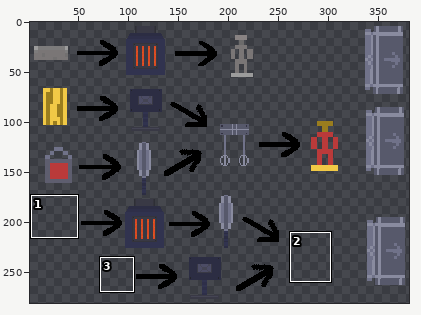
One commit to this sprite sheet: android/assets/instructions.png. The first picture is a wide view before the edit; the outline marks the close-up.
Close-up. Before the commit:
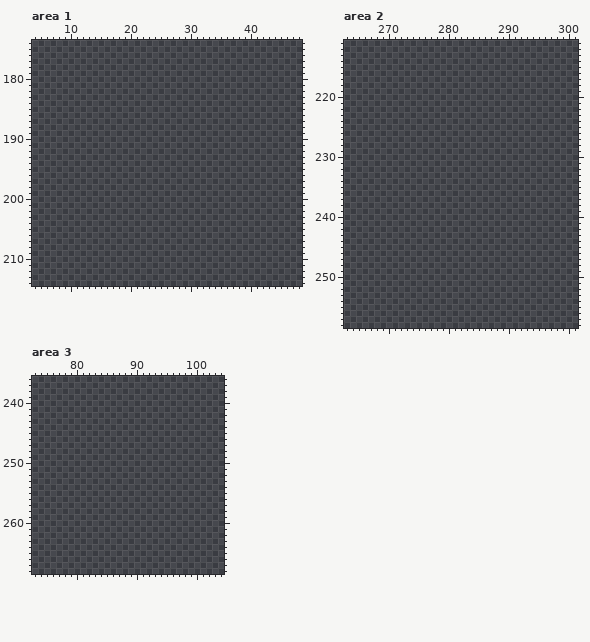
The file is 384x288 pixels. Colours within 5 levels of each other are drawn and written as one. Shown: area 1: x 4..48, y 174..214; area 2: x 263..301, y 211..258; area 3: x 73..104, y 236..268. The wide view leaves out empty margins.
Palette (. is transparent): 
After the commit:
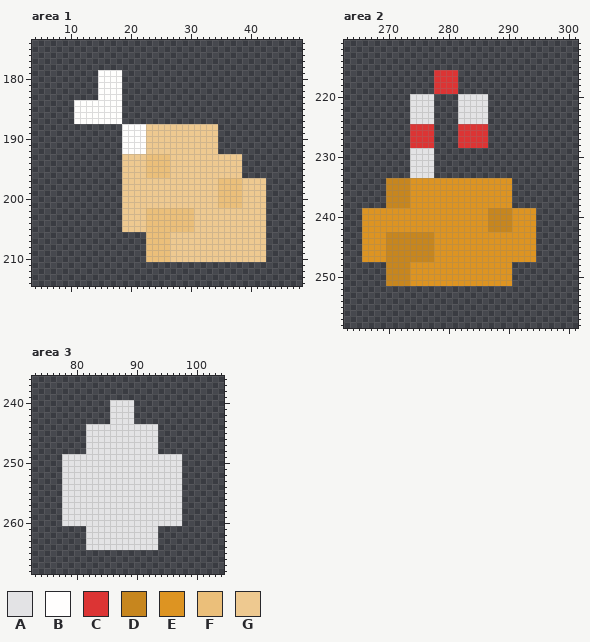
Colours new in this view: A #e3e3e5  B #fffefd  C #dc3434  D #c7861e  E #dd9422  F #ebbf7a  G #eec990
Changes in this commit:
Changed rows in their new state; - is an unchanged pixel.
Area 1:
first column x 11:
179 ----BBBB------------------------
180 ----BBBB------------------------
181 ----BBBB------------------------
182 ----BBBB------------------------
183 ----BBBB------------------------
184 BBBBBBBB------------------------
185 BBBBBBBB------------------------
186 BBBBBBBB------------------------
187 BBBBBBBB------------------------
188 --------BBBBGGGGGGGGGGGG--------
189 --------BBBBGGGGGGGGGGGG--------
190 --------BBBBGGGGGGGGGGGG--------
191 --------BBBBGGGGGGGGGGGG--------
192 --------BBBBGGGGGGGGGGGG--------
193 --------GGGGFFFFGGGGGGGGGGGG----
194 --------GGGGFFFFGGGGGGGGGGGG----
195 --------GGGGFFFFGGGGGGGGGGGG----
196 --------GGGGFFFFGGGGGGGGGGGG----
197 --------GGGGGGGGGGGGGGGGFFFFGGGG
198 --------GGGGGGGGGGGGGGGGFFFFGGGG
199 --------GGGGGGGGGGGGGGGGFFFFGGGG
200 --------GGGGGGGGGGGGGGGGFFFFGGGG
201 --------GGGGGGGGGGGGGGGGFFFFGGGG
202 --------GGGGFFFFFFFFGGGGGGGGGGGG
203 --------GGGGFFFFFFFFGGGGGGGGGGGG
204 --------GGGGFFFFFFFFGGGGGGGGGGGG
205 --------GGGGFFFFFFFFGGGGGGGGGGGG
206 ------------FFFFGGGGGGGGGGGGGGGG
207 ------------FFFFGGGGGGGGGGGGGGGG
208 ------------FFFFGGGGGGGGGGGGGGGG
209 ------------FFFFGGGGGGGGGGGGGGGG
210 ------------FFFFGGGGGGGGGGGGGGGG
Area 2:
first column x 266:
216 ------------CCCC-------------
217 ------------CCCC-------------
218 ------------CCCC-------------
219 ------------CCCC-------------
220 --------AAAA----AAAAA--------
221 --------AAAA----AAAAA--------
222 --------AAAA----AAAAA--------
223 --------AAAA----AAAAA--------
224 --------AAAA----AAAAA--------
225 --------CCCC----CCCCC--------
226 --------CCCC----CCCCC--------
227 --------CCCC----CCCCC--------
228 --------CCCC----CCCCC--------
229 --------AAAA-----------------
230 --------AAAA-----------------
231 --------AAAA-----------------
232 --------AAAA-----------------
233 --------AAAA-----------------
234 ----DDDDEEEEEEEEEEEEEEEEE----
235 ----DDDDEEEEEEEEEEEEEEEEE----
236 ----DDDDEEEEEEEEEEEEEEEEE----
237 ----DDDDEEEEEEEEEEEEEEEEE----
238 ----DDDDEEEEEEEEEEEEEEEEE----
239 EEEEEEEEEEEEEEEEEEEEEDDDDEEEE
240 EEEEEEEEEEEEEEEEEEEEEDDDDEEEE
241 EEEEEEEEEEEEEEEEEEEEEDDDDEEEE
242 EEEEEEEEEEEEEEEEEEEEEDDDDEEEE
243 EEEEDDDDDDDDEEEEEEEEEEEEEEEEE
244 EEEEDDDDDDDDEEEEEEEEEEEEEEEEE
245 EEEEDDDDDDDDEEEEEEEEEEEEEEEEE
246 EEEEDDDDDDDDEEEEEEEEEEEEEEEEE
247 EEEEDDDDDDDDEEEEEEEEEEEEEEEEE
248 ----DDDDEEEEEEEEEEEEEEEEE----
249 ----DDDDEEEEEEEEEEEEEEEEE----
250 ----DDDDEEEEEEEEEEEEEEEEE----
251 ----DDDDEEEEEEEEEEEEEEEEE----
Area 3:
first column x 78:
240 --------AAAA--------
241 --------AAAA--------
242 --------AAAA--------
243 --------AAAA--------
244 ----AAAAAAAAAAAA----
245 ----AAAAAAAAAAAA----
246 ----AAAAAAAAAAAA----
247 ----AAAAAAAAAAAA----
248 ----AAAAAAAAAAAA----
249 AAAAAAAAAAAAAAAAAAAA
250 AAAAAAAAAAAAAAAAAAAA
251 AAAAAAAAAAAAAAAAAAAA
252 AAAAAAAAAAAAAAAAAAAA
253 AAAAAAAAAAAAAAAAAAAA
254 AAAAAAAAAAAAAAAAAAAA
255 AAAAAAAAAAAAAAAAAAAA
256 AAAAAAAAAAAAAAAAAAAA
257 AAAAAAAAAAAAAAAAAAAA
258 AAAAAAAAAAAAAAAAAAAA
259 AAAAAAAAAAAAAAAAAAAA
260 AAAAAAAAAAAAAAAAAAAA
261 ----AAAAAAAAAAAA----
262 ----AAAAAAAAAAAA----
263 ----AAAAAAAAAAAA----
264 ----AAAAAAAAAAAA----
Where, in picture pixels (left, top, right, bottom), the same in both close-ups:
added: (74, 70, 266, 262)
added: (362, 70, 536, 286)
added: (62, 400, 182, 550)
